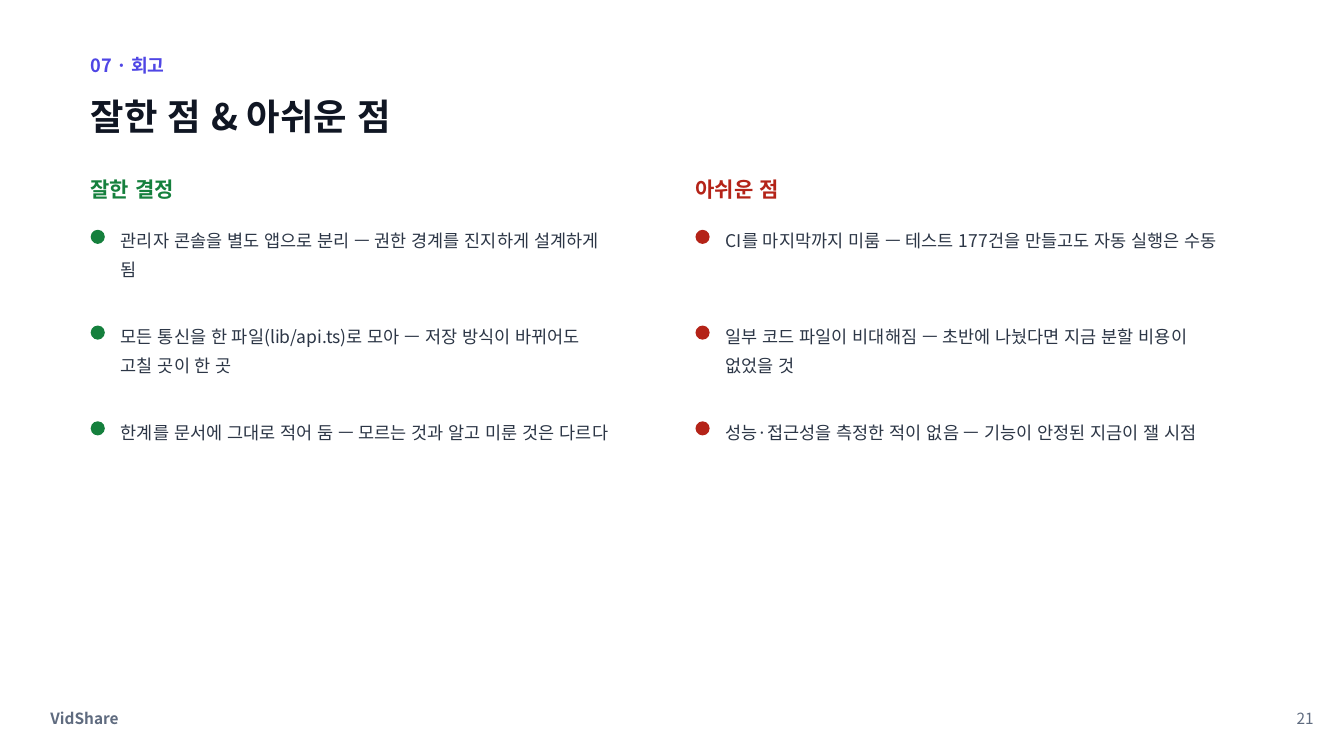
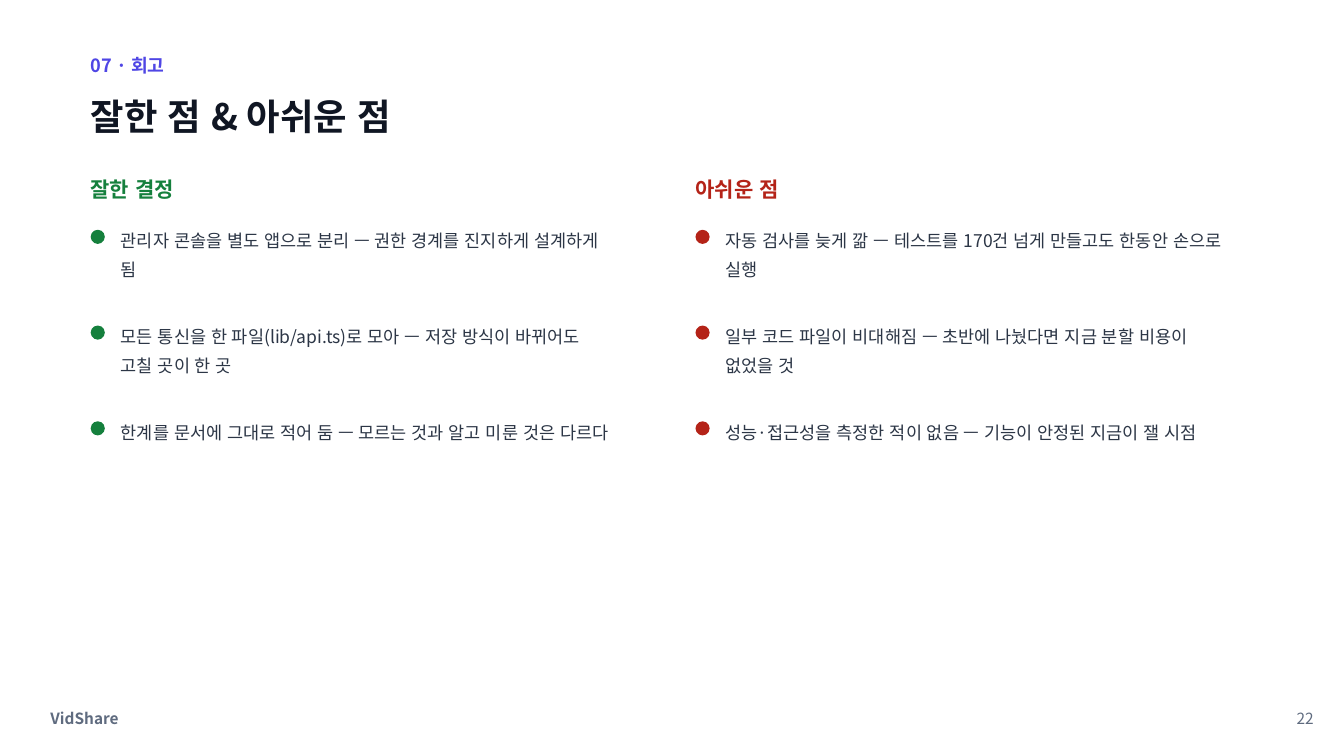
Before and after one commit to samam0234/vidshare, a slide deck: slide 22 of portfolio/VidShare-포트폴리오.pptx (slide 21 before the commit). Drawn at 1344x756 pixels with LibreOffice and Linux fonts; fonts in the diff are those of the drawing. Boxes give left, top, right and bottom in pixels: in the first picture for what was removed or moved away, otherwise in the second. Text is boxed around its words. In the diff, an @@ line names an element or a change of style, - is before the commit and + after.

```diff
--- a/portfolio/VidShare-포트폴리오.pptx
+++ b/portfolio/VidShare-포트폴리오.pptx
@@ text at <box>726,232,1221,278</box>: text changed @@
-CI를 마지막까지 미룸 — 테스트 177건을 만들고도 자동 실행은 수동
+자동 검사를 늦게 깖 — 테스트를 170건 넘게 만들고도 한동안 손으로 실행
@@ text at <box>1297,712,1314,724</box>: text changed @@
-21
+22
```
Also in this commit, not shown: 7 other slides changed, 1 slide added, 12 other files.
